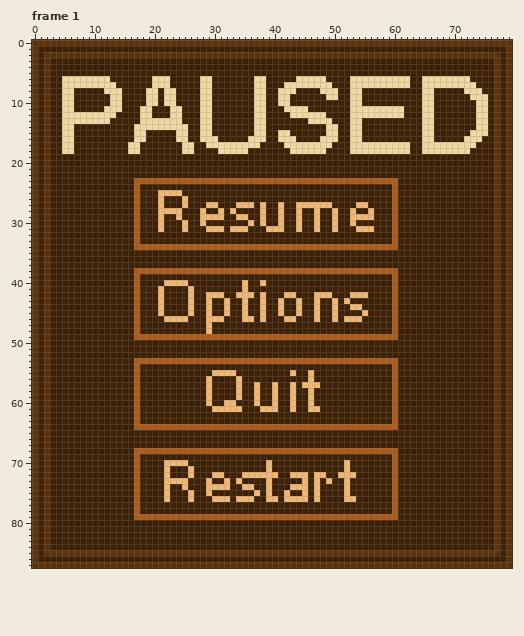
Pixel-art file: assets/pause_menu.ase. The picture above was drawn from the file before the commit.
80x88 pixels, 5 frames. Shown: frame 1. The commit also changed other frames, which this record leaves out.
After the commit:
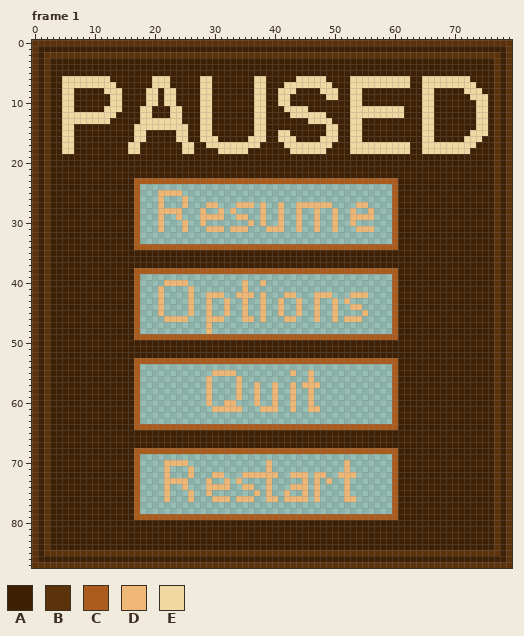
Palette (. is transparent): A #3e2004  B #5c320b  C #ab5c1c  D #efb775  E #efd8a1
Commit message: dont use different textures for each state of pause menu
Diff:
Frame 1, layer "Layer 1":
y 24: x 18..59 AAAAAAAAAAAAAAAAAAAAAAAAAAAAAAAAAAAAAAAAAA -> ..........................................
y 25: x 18..20 AAA -> ...; x 25..59 AAAAAAAAAAAAAAAAAAAAAAAAAAAAAAAAAAA -> ...................................
y 26: x 18..20 AAA -> ...; x 22..24 AAA -> ...; x 26..59 AAAAAAAAAAAAAAAAAAAAAAAAAAAAAAAAAA -> ..................................
y 27: x 18..20 AAA -> ...; x 22..24 AAA -> ...; x 26..28 AAA -> ...; x 31..33 AAA -> ...; x 37 A -> .; x 39..40 AA -> ..; x 42..43 AA -> ..; x 50..53 AAAA -> ....; x 56..59 AAAA -> ....
y 28: x 18..20 AAA -> ...; x 25..27 AAA -> ...; x 29..30 AA -> ..; x 32 A -> .; x 34..37 AAAA -> ....; x 39..40 AA -> ..; x 42..43 AA -> ..; x 45..46 AA -> ..; x 48..49 AA -> ..; x 51..52 AA -> ..; x 54..55 AA -> ..; x 57..59 AAA -> ...
y 29: x 18..20 AAA -> ...; x 22..23 AA -> ..; x 25..27 AAA -> ...; x 32..33 AA -> ..; x 36..37 AA -> ..; x 39..40 AA -> ..; x 42..43 AA -> ..; x 45..46 AA -> ..; x 48..49 AA -> ..; x 51..52 AA -> ..; x 57..59 AAA -> ...
y 30: x 18..20 AAA -> ...; x 22..24 AAA -> ...; x 26..27 AA -> ..; x 29..35 AAAAAAA -> .......; x 37 A -> .; x 39..40 AA -> ..; x 42..43 AA -> ..; x 45..46 AA -> ..; x 48..49 AA -> ..; x 51..52 AA -> ..; x 54..59 AAAAAA -> ......
y 31: x 18..20 AAA -> ...; x 22..24 AAA -> ...; x 26..28 AAA -> ...; x 32 A -> .; x 36..38 AAA -> ...; x 42..43 AA -> ..; x 45..46 AA -> ..; x 48..49 AA -> ..; x 51..53 AAA -> ...; x 57..59 AAA -> ...
y 32..33: x 18..59 AAAAAAAAAAAAAAAAAAAAAAAAAAAAAAAAAAAAAAAAAA -> ..........................................
y 39: x 18..59 AAAAAAAAAAAAAAAAAAAAAAAAAAAAAAAAAAAAAAAAAA -> ..........................................
y 40: x 18..21 AAAA -> ....; x 26..34 AAAAAAAAA -> .........; x 36..37 AA -> ..; x 39..59 AAAAAAAAAAAAAAAAAAAAA -> .....................
y 41: x 18..20 AAA -> ...; x 22..25 AAAA -> ....; x 27..34 AAAAAAAA -> ........; x 36..59 AAAAAAAAAAAAAAAAAAAAAAAA -> ........................
y 42: x 18..20 AAA -> ...; x 22..25 AAAA -> ....; x 27..28 AA -> ..; x 32..33 AA -> ..; x 37 A -> .; x 39..41 AAA -> ...; x 44..46 AAA -> ...; x 50..52 AAA -> ...; x 56..59 AAAA -> ....
y 43: x 18..20 AAA -> ...; x 22..25 AAAA -> ....; x 27..28 AA -> ..; x 30..31 AA -> ..; x 33..34 AA -> ..; x 36..37 AA -> ..; x 39..40 AA -> ..; x 42..43 AA -> ..; x 45..46 AA -> ..; x 48..49 AA -> ..; x 51 A -> .; x 53..59 AAAAAAA -> .......
y 44: x 18..20 AAA -> ...; x 22..25 AAAA -> ....; x 27..28 AA -> ..; x 30..31 AA -> ..; x 33..34 AA -> ..; x 36..37 AA -> ..; x 39..40 AA -> ..; x 42..43 AA -> ..; x 45..46 AA -> ..; x 48..49 AA -> ..; x 51..52 AA -> ..; x 55..59 AAAAA -> .....
y 45: x 18..20 AAA -> ...; x 22..25 AAAA -> ....; x 27..28 AA -> ..; x 30..31 AA -> ..; x 33..34 AA -> ..; x 36..37 AA -> ..; x 39..40 AA -> ..; x 42..43 AA -> ..; x 45..46 AA -> ..; x 48..49 AA -> ..; x 51..54 AAAA -> ....; x 56..59 AAAA -> ....
y 46: x 18..21 AAAA -> ....; x 26..28 AAA -> ...; x 32..34 AAA -> ...; x 37 A -> .; x 39..41 AAA -> ...; x 44..46 AAA -> ...; x 48..49 AA -> ..; x 51 A -> .; x 55..59 AAAAA -> .....
y 47..48: x 18..28 AAAAAAAAAAA -> ...........; x 30..59 AAAAAAAAAAAAAAAAAAAAAAAAAAAAAA -> ..............................
y 54: x 18..59 AAAAAAAAAAAAAAAAAAAAAAAAAAAAAAAAAAAAAAAAAA -> ..........................................
y 55: x 18..29 AAAAAAAAAAAA -> ............; x 34..42 AAAAAAAAA -> .........; x 44..45 AA -> ..; x 47..59 AAAAAAAAAAAAA -> .............
y 56: x 18..28 AAAAAAAAAAA -> ...........; x 30..33 AAAA -> ....; x 35..45 AAAAAAAAAAA -> ...........; x 47..59 AAAAAAAAAAAAA -> .............
y 57: x 18..28 AAAAAAAAAAA -> ...........; x 30..33 AAAA -> ....; x 35..36 AA -> ..; x 38..39 AA -> ..; x 41..42 AA -> ..; x 44 A -> .; x 48..59 AAAAAAAAAAAA -> ............
y 58..59: x 18..28 AAAAAAAAAAA -> ...........; x 30..33 AAAA -> ....; x 35..36 AA -> ..; x 38..39 AA -> ..; x 41..42 AA -> ..; x 44..45 AA -> ..; x 47..59 AAAAAAAAAAAAA -> .............
y 60: x 18..28 AAAAAAAAAAA -> ...........; x 30..31 AA -> ..; x 34..36 AAA -> ...; x 38..39 AA -> ..; x 41..42 AA -> ..; x 44..45 AA -> ..; x 47..59 AAAAAAAAAAAAA -> .............
y 61: x 18..29 AAAAAAAAAAAA -> ............; x 35..37 AAA -> ...; x 41..42 AA -> ..; x 44..45 AA -> ..; x 48..59 AAAAAAAAAAAA -> ............
y 62..63: x 18..59 AAAAAAAAAAAAAAAAAAAAAAAAAAAAAAAAAAAAAAAAAA -> ..........................................
y 69: x 18..59 AAAAAAAAAAAAAAAAAAAAAAAAAAAAAAAAAAAAAAAAAA -> ..........................................
y 70: x 18..21 AAAA -> ....; x 26..38 AAAAAAAAAAAAA -> .............; x 40..51 AAAAAAAAAAAA -> ............; x 53..59 AAAAAAA -> .......
y 71: x 18..21 AAAA -> ....; x 23..25 AAA -> ...; x 27..38 AAAAAAAAAAAA -> ............; x 40..51 AAAAAAAAAAAA -> ............; x 53..59 AAAAAAA -> .......
y 72: x 18..21 AAAA -> ....; x 23..25 AAA -> ...; x 27..29 AAA -> ...; x 32..34 AAA -> ...; x 41..42 AA -> ..; x 46 A -> .; x 49..50 AA -> ..; x 54..59 AAAAAA -> ......
y 73: x 18..21 AAAA -> ....; x 26..28 AAA -> ...; x 30..31 AA -> ..; x 33 A -> .; x 35..38 AAAA -> ....; x 40..44 AAAAA -> .....; x 46 A -> .; x 48 A -> .; x 50..51 AA -> ..; x 53..59 AAAAAAA -> .......
y 74: x 18..21 AAAA -> ....; x 23..24 AA -> ..; x 26..28 AAA -> ...; x 33..34 AA -> ..; x 37..38 AA -> ..; x 40..42 AAA -> ...; x 46 A -> .; x 48..51 AAAA -> ....; x 53..59 AAAAAAA -> .......
y 75: x 18..21 AAAA -> ....; x 23..25 AAA -> ...; x 27..28 AA -> ..; x 30..36 AAAAAAA -> .......; x 38 A -> .; x 40..41 AA -> ..; x 43..44 AA -> ..; x 46 A -> .; x 48..51 AAAA -> ....; x 53..59 AAAAAAA -> .......
y 76: x 18..21 AAAA -> ....; x 23..25 AAA -> ...; x 27..29 AAA -> ...; x 33 A -> .; x 37..38 AA -> ..; x 41 A -> .; x 46 A -> .; x 48..51 AAAA -> ....; x 54..59 AAAAAA -> ......
y 77..78: x 18..59 AAAAAAAAAAAAAAAAAAAAAAAAAAAAAAAAAAAAAAAAAA -> ..........................................
Pixel boxes of the changes (left, top, right, bottom) in both pictures:
erased: (140, 184, 392, 244)
erased: (140, 274, 392, 334)
erased: (140, 364, 392, 424)
erased: (140, 454, 392, 514)
